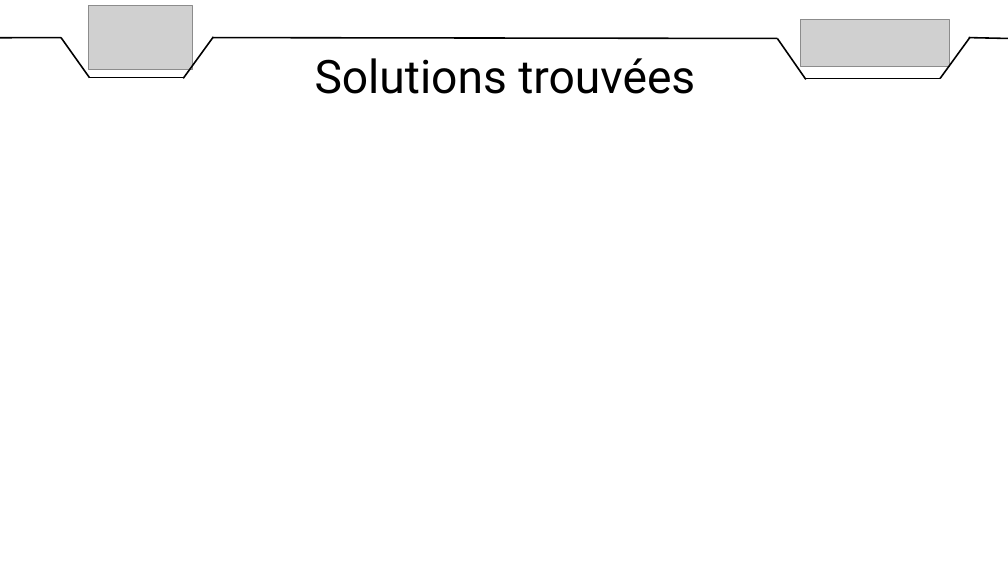
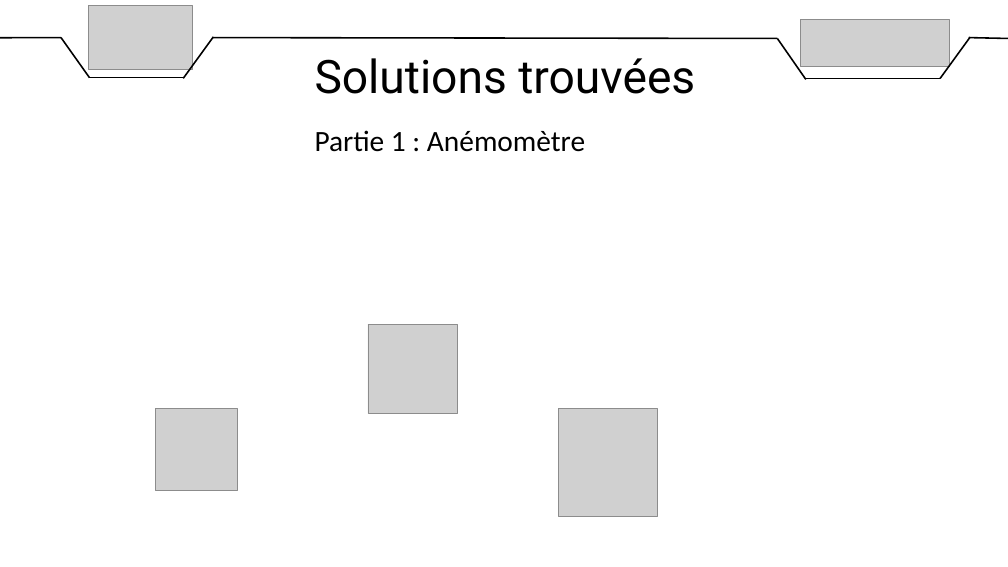
Before and after one commit to DylanChe/SupervisionSerre, a slide deck: slide 12 of oral_projet/revue_2/diaporama_revue_2_steven.pptx. Drawn at 1008x567 pixels with LibreOffice and Linux fonts; fonts in the diff are those of the drawing; grey boxes stand for pictures. Boxes give left, top, right and bottom in pixels: in the first picture for what was removed or moved away, otherwise in the second. Text is boxed around its words. In the diff, an @@ line names an element or a change of style, - is before the commit and + after.

```diff
--- a/oral_projet/revue_2/diaporama_revue_2_steven.pptx
+++ b/oral_projet/revue_2/diaporama_revue_2_steven.pptx
@@ text added at (315, 130, 585, 152), 28 pt, text #000000 @@
+Partie 1 : Anémomètre
@@ picture added at (368, 324, 457, 414) @@
@@ picture added at (156, 409, 237, 491) @@
@@ picture added at (559, 409, 658, 516) @@
```
Also in this commit, not shown: 2 other slides changed.
